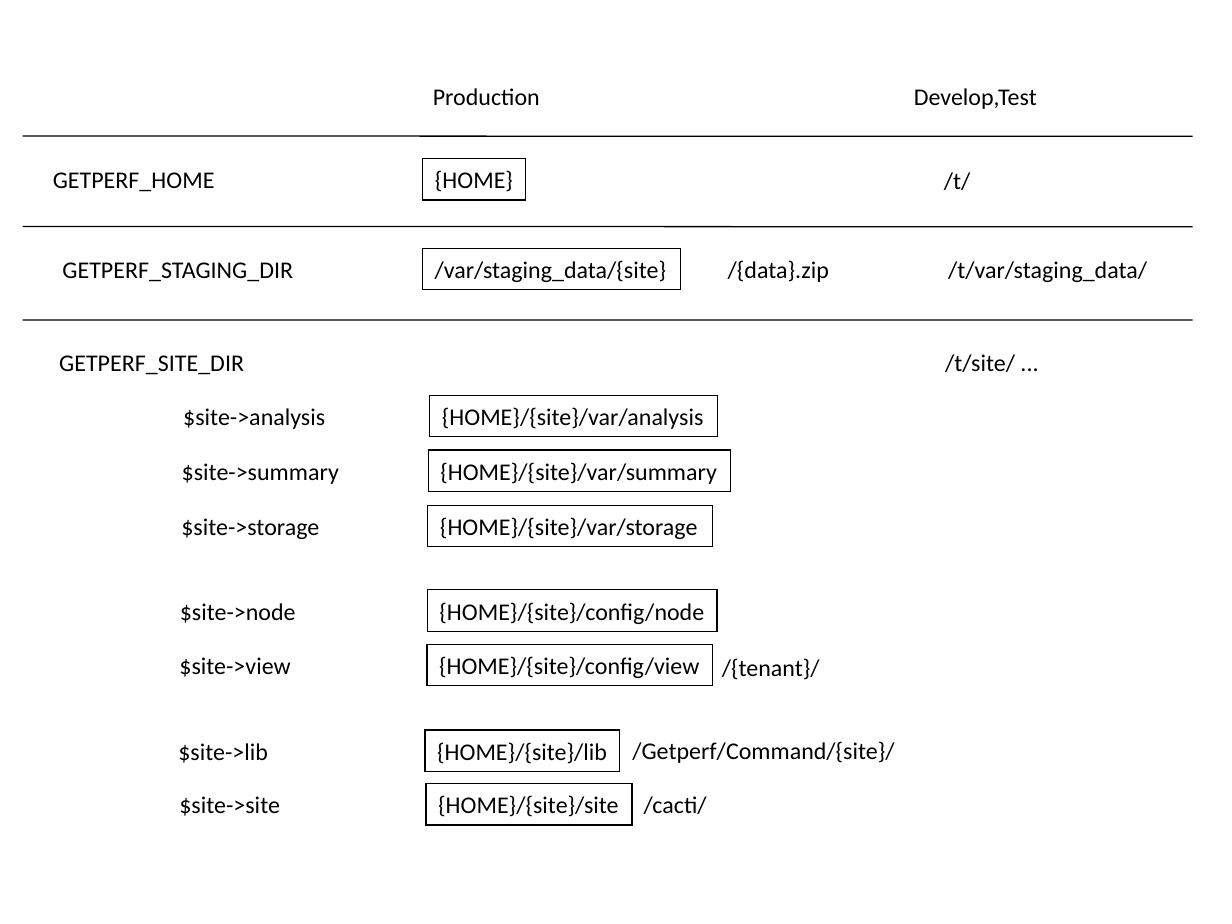
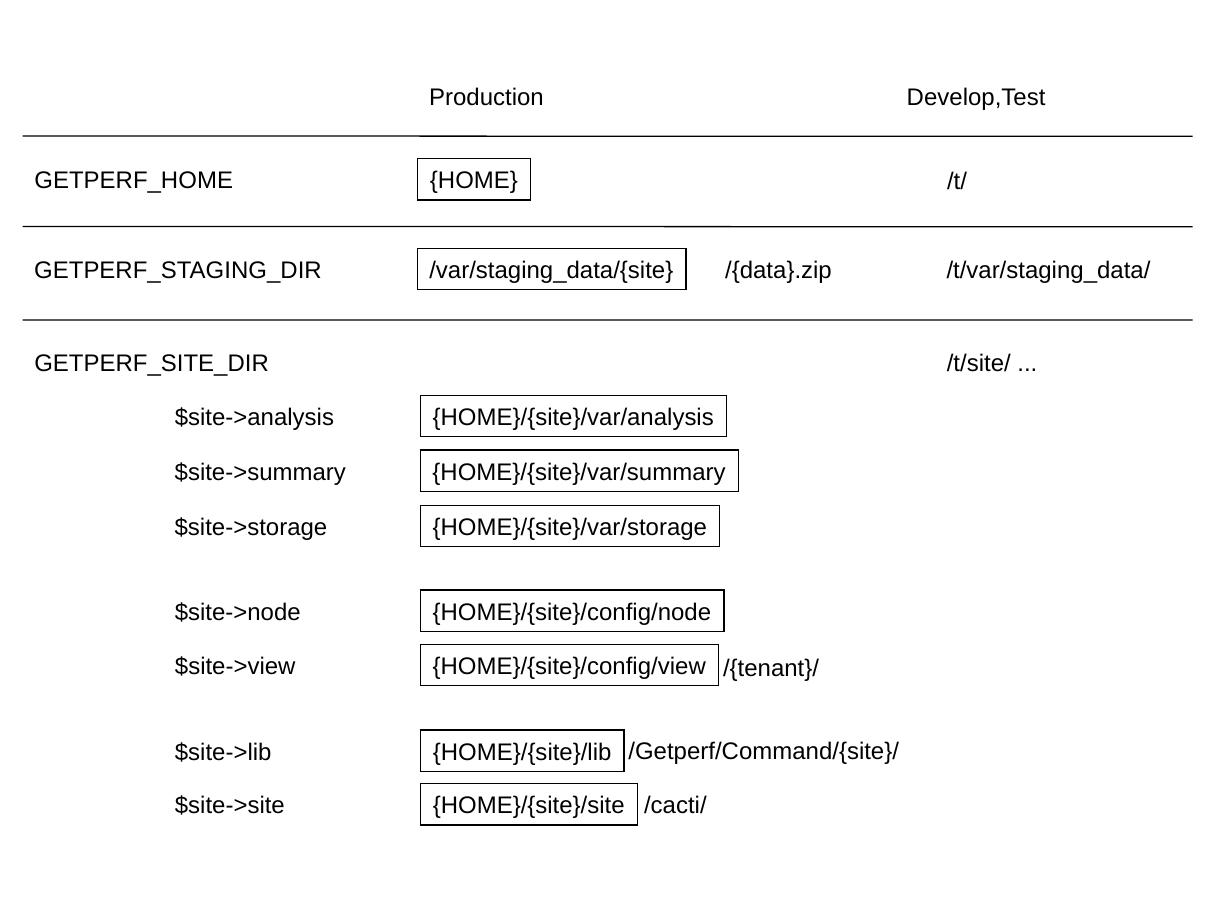
Before and after one commit to getperf/getperf, a slide deck: slide 2 of docs/ja/sphinx-doc/misc/figure_jp.ppt. Drawn at 1232x924 pixels with LibreOffice and Linux fonts; fonts in the diff are those of the drawing. Boxes give left, top, right and bottom in pixels: in the first picture for what was removed or moved away, otherwise in the second. Text is boxed around its words. In the diff, an @@ line names an element or a change of style, - is before the commit and + after.

```diff
--- a/docs/ja/sphinx-doc/misc/figure_jp.ppt
+++ b/docs/ja/sphinx-doc/misc/figure_jp.ppt
@@ text "Develop,Test": place and size @@
-text "Develop,Test" at bbox=[914, 88, 1037, 109]
+text "Develop,Test" at bbox=[907, 87, 1046, 110]
@@ text "GETPERF_HOME": place and size @@
-text "GETPERF_HOME" at bbox=[53, 172, 215, 192]
+text "GETPERF_HOME" at bbox=[34, 171, 233, 193]
@@ rectangle "{HOME}": place and size @@
-rectangle "{HOME}" at bbox=[423, 159, 525, 201]
+rectangle "{HOME}" at bbox=[418, 159, 530, 201]
@@ text "GETPERF_STAGING_DIR": place and size @@
-text "GETPERF_STAGING_DIR" at bbox=[62, 262, 293, 282]
+text "GETPERF_STAGING_DIR" at bbox=[34, 261, 322, 283]
@@ rectangle "/var/staging_data/{site}": place and size @@
-rectangle "/var/staging_data/{site}" at bbox=[423, 249, 681, 291]
+rectangle "/var/staging_data/{site}" at bbox=[418, 249, 686, 291]
@@ font Calibri to Arial in 28 elements at bbox=[644, 795, 707, 814], bbox=[723, 658, 819, 681], bbox=[947, 260, 1151, 283], bbox=[947, 353, 1011, 372], bbox=[628, 741, 899, 764], bbox=[725, 260, 832, 283], bbox=[418, 249, 686, 291], bbox=[420, 644, 718, 686], bbox=[421, 731, 625, 772], bbox=[175, 742, 272, 762], bbox=[420, 590, 723, 632], bbox=[420, 505, 719, 547], bbox=[429, 87, 544, 106], bbox=[420, 784, 637, 825], bbox=[420, 450, 738, 492], bbox=[175, 656, 296, 676], bbox=[175, 795, 285, 815], bbox=[175, 602, 301, 622], bbox=[420, 395, 726, 437], bbox=[175, 462, 346, 485], bbox=[175, 517, 328, 540], bbox=[418, 159, 530, 201], bbox=[947, 171, 967, 190], bbox=[907, 87, 1046, 110], bbox=[175, 407, 334, 430], bbox=[34, 171, 233, 193], bbox=[34, 261, 322, 283], bbox=[34, 354, 269, 376] @@
@@ text "GETPERF_SITE_DIR": place and size @@
-text "GETPERF_SITE_DIR" at bbox=[59, 355, 244, 375]
+text "GETPERF_SITE_DIR" at bbox=[34, 354, 269, 376]
@@ text "$site->analysis": place and size @@
-text "$site->analysis" at bbox=[183, 408, 325, 429]
+text "$site->analysis" at bbox=[175, 407, 334, 430]
@@ rectangle "{HOME}/{site}/var/analysis": place and size @@
-rectangle "{HOME}/{site}/var/analysis" at bbox=[430, 395, 717, 437]
+rectangle "{HOME}/{site}/var/analysis" at bbox=[420, 395, 726, 437]
@@ text "$site->summary": place and size @@
-text "$site->summary" at bbox=[182, 463, 339, 484]
+text "$site->summary" at bbox=[175, 462, 346, 485]
@@ rectangle "{HOME}/{site}/var/summary": place and size @@
-rectangle "{HOME}/{site}/var/summary" at bbox=[429, 450, 731, 492]
+rectangle "{HOME}/{site}/var/summary" at bbox=[420, 450, 738, 492]
@@ rectangle "{HOME}/{site}/var/storage": place and size @@
-rectangle "{HOME}/{site}/var/storage" at bbox=[428, 505, 712, 547]
+rectangle "{HOME}/{site}/var/storage" at bbox=[420, 505, 719, 547]
@@ rectangle "{HOME}/{site}/config/node": place and size @@
-rectangle "{HOME}/{site}/config/node" at bbox=[428, 590, 717, 632]
+rectangle "{HOME}/{site}/config/node" at bbox=[420, 590, 723, 632]
@@ rectangle "{HOME}/{site}/config/view": place and size @@
-rectangle "{HOME}/{site}/config/view" at bbox=[426, 644, 712, 686]
+rectangle "{HOME}/{site}/config/view" at bbox=[420, 644, 718, 686]
@@ rectangle "{HOME}/{site}/lib": place and size @@
-rectangle "{HOME}/{site}/lib" at bbox=[425, 731, 620, 772]
+rectangle "{HOME}/{site}/lib" at bbox=[421, 731, 625, 772]
@@ rectangle "{HOME}/{site}/site": place and size @@
-rectangle "{HOME}/{site}/site" at bbox=[426, 784, 632, 825]
+rectangle "{HOME}/{site}/site" at bbox=[420, 784, 637, 825]
```
Also in this commit, not shown: 13 other slides changed, 3 slides added, 5 other files.
